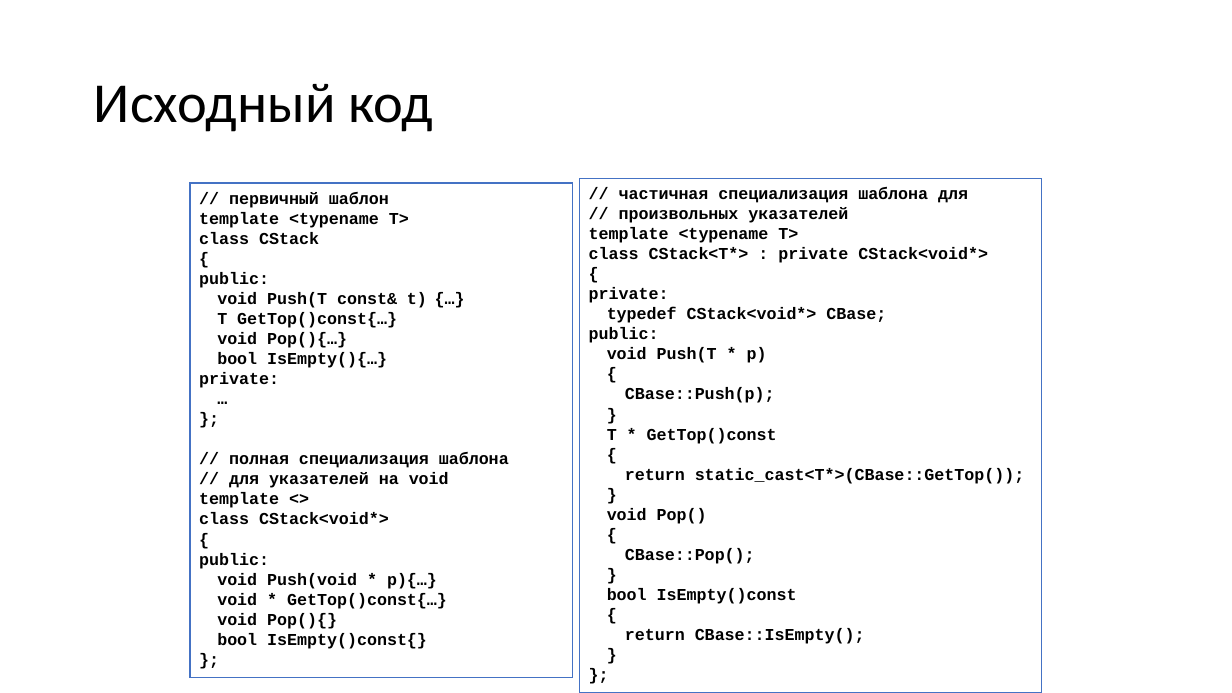
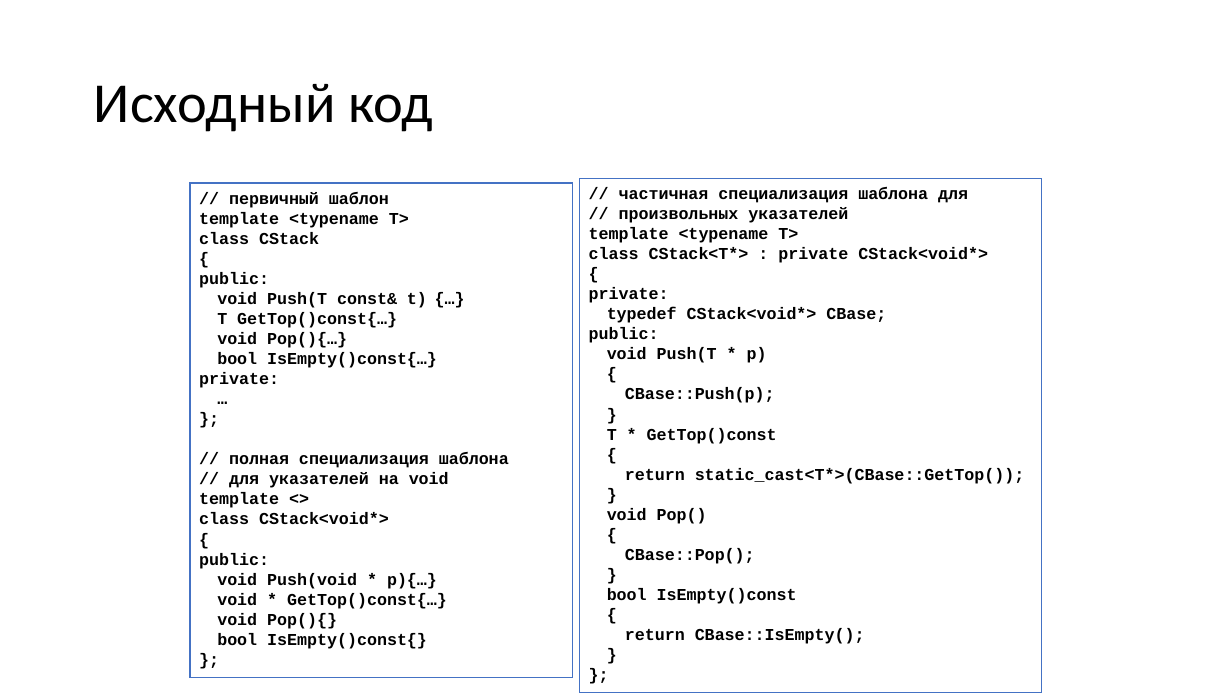
Before and after one commit to alexey-malov/oop, a slide deck: slide 53 of lectures/06/Обобщенное программирование, шаблоны.pptx (slide 52 before the commit). Drawn at 1232x693 pixels with LibreOffice and Linux fonts; fonts in the diff are those of the drawing. Boxes give left, top, right and bottom in pixels: in the first picture for what was removed or moved away, otherwise in the second. Text is boxed around its words. In the diff, an @@ line names an element or a change of style, - is before the commit and + after.

```diff
--- a/lectures/06/Обобщенное программирование, шаблоны.pptx
+++ b/lectures/06/Обобщенное программирование, шаблоны.pptx
@@ text in rectangle at (217,352,437,368): text changed @@
-bool IsEmpty(){…}
+bool IsEmpty()const{…}
```
Also in this commit, not shown: 15 other slides changed, 5 slides added, 4 slides removed, 6 other files.
